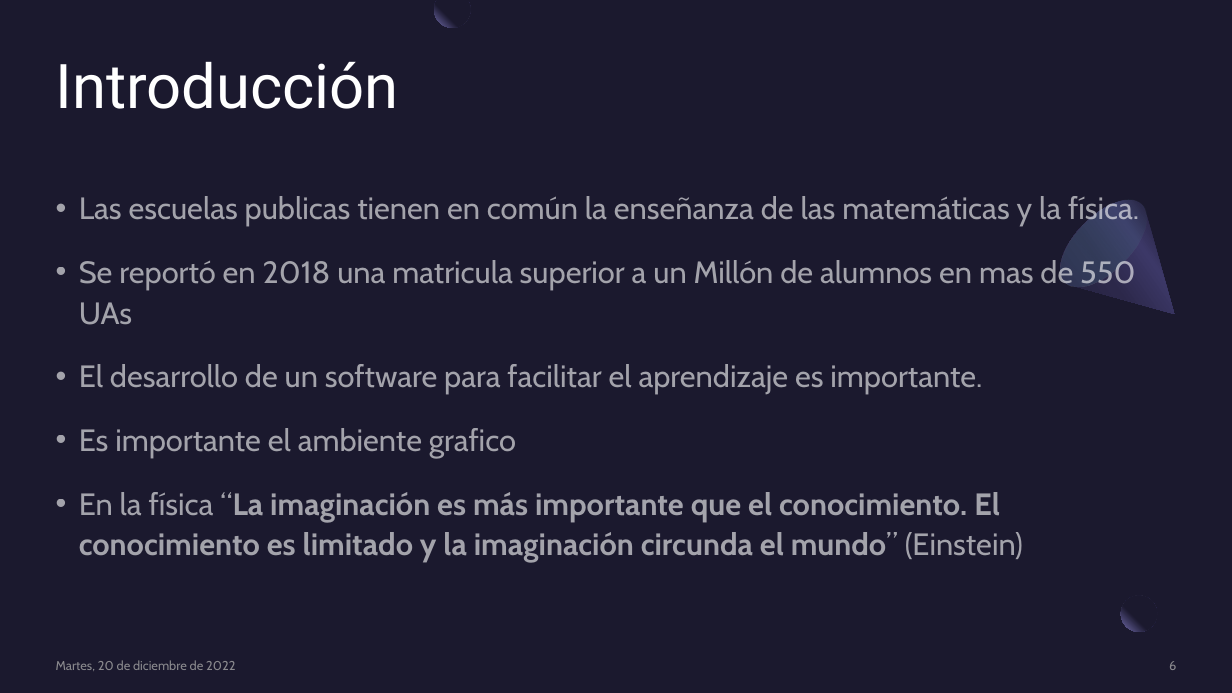
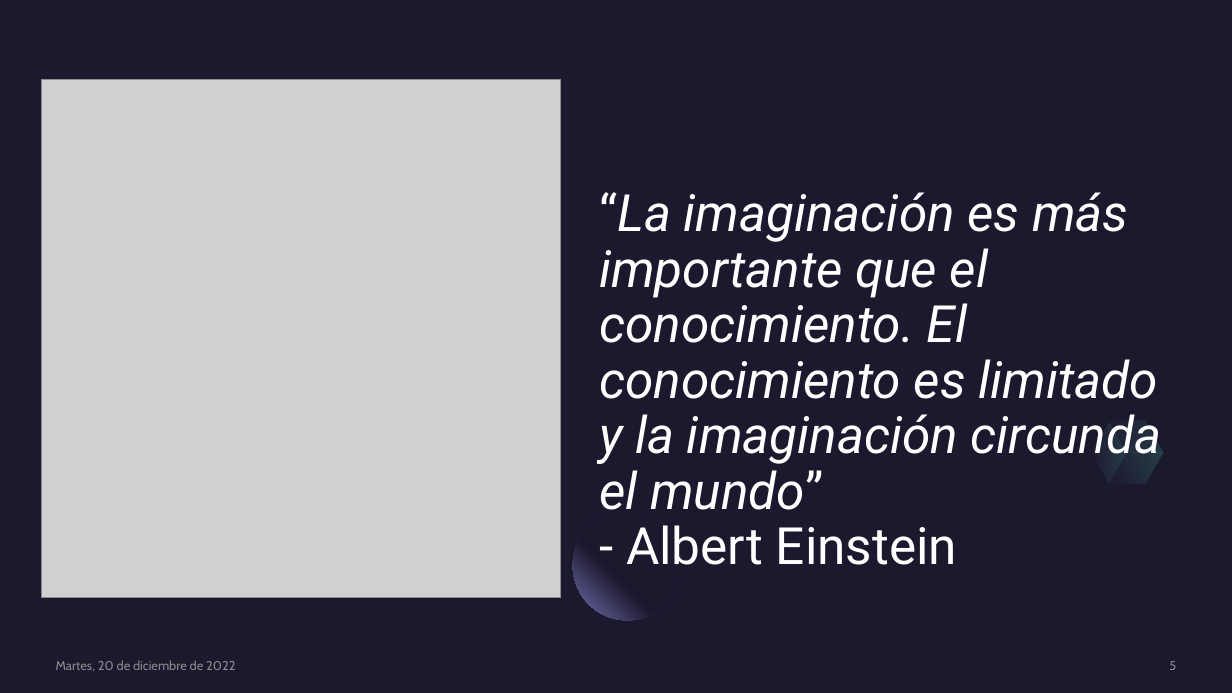
Before and after one commit to genzo-fz/TT_SSIG-3D, a slide deck: slide 5 of SSIG-3D.pptx (slide 6 before the commit). Drawn at 1232x693 pixels with LibreOffice and Linux fonts; fonts in the diff are those of the drawing; grey boxes stand for pictures. Boxes give left, top, right and bottom in pixels: in the first picture for what was removed or moved away, otherwise in the second. Text is boxed around its words. In the diff, an @@ line names an element or a change of style, - is before the commit and + after.

```diff
--- a/SSIG-3D.pptx
+++ b/SSIG-3D.pptx
@@ freeform shape removed at box(434, 0, 470, 28) @@
@@ picture added at box(42, 79, 560, 598) @@
@@ title removed at box(56, 61, 399, 109) @@
-Introducción
@@ text removed at box(79, 193, 1139, 562) @@
-• Las escuelas publicas tienen en común la enseñanza de las matemáticas y la física.
-• Se reportó en 2018 una matricula superior a un Millón de alumnos en mas de 550 UAs
-• El desarrollo de un software para facilitar el aprendizaje es importante.
-• Es importante el ambiente grafico
-• En la física “La imaginación es más importante que el conocimiento. El conocimiento es limitado y la imaginación circunda el mundo” (Einstein)
@@ title added at box(599, 192, 1161, 565), 40 pt, text #FFFFFF, italic @@
+“La imaginación es más importante que el conocimiento. El conocimiento es limitado y la imaginación circunda el mundo”
+- Albert Einstein
@@ freeform shape removed at box(1046, 185, 1213, 353) @@
@@ ellipse removed at box(1046, 185, 1162, 301) @@
@@ freeform shape added at box(1100, 405, 1173, 469), fill gradient #2C284A to #5BEFC1 @@
@@ freeform shape added at box(1083, 421, 1136, 484), fill gradient #2C284A to #5BEFC1 @@
@@ freeform shape added at box(1109, 437, 1163, 500), fill gradient #2C284A to #5BEFC1 @@
@@ ellipse added at box(573, 511, 682, 620), fill gradient #1B192E to #7771B2 @@
@@ ellipse removed at box(1121, 596, 1157, 632) @@
@@ page number at box(1169, 661, 1176, 670): text changed @@
-6
+5
```
Also in this commit, not shown: 4 other slides changed, 5 slides added, 6 slides removed.
